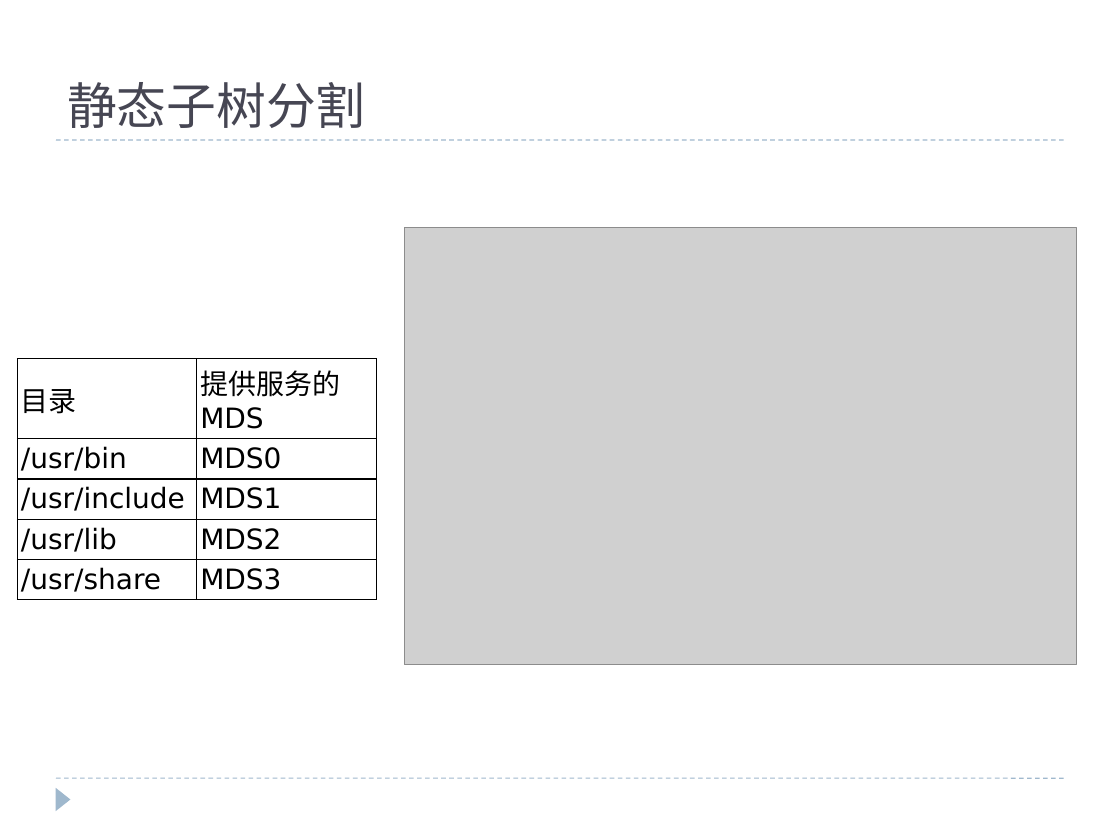
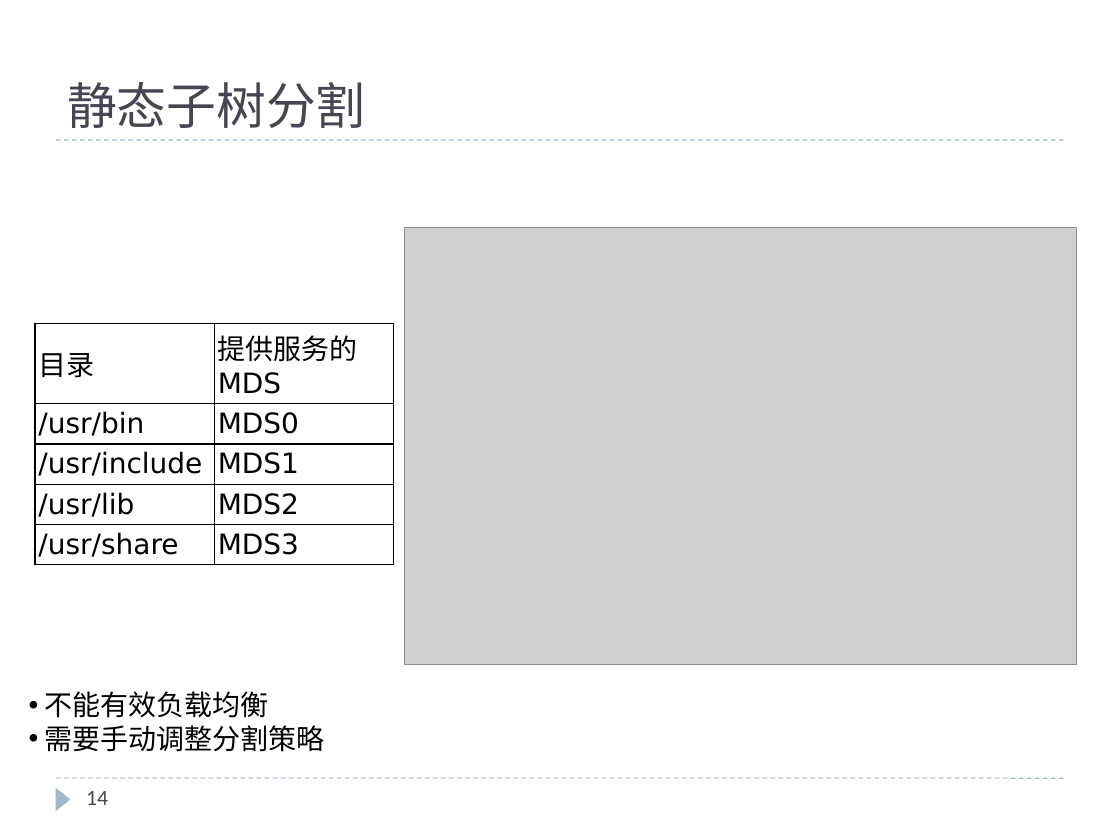
Before and after one commit to cheliequan/idning-paper, a slide deck: slide 14 of draft/MDS集群.pptx (slide 13 before the commit). Drawn at 1120x840 pixels with LibreOffice and Linux fonts; fonts in the diff are those of the drawing; grey boxes stand for pictures. Boxes give left, top, right and bottom in pixels: in the first picture for what was removed or moved away, otherwise in the second. Text is boxed around its words. In the diff, an @@ line names an element or a change of style, - is before the commit and + after.

```diff
--- a/draft/MDS集群.pptx
+++ b/draft/MDS集群.pptx
@@ table: place and size @@
-table at [18,358,376,596]
+table at [35,324,393,561]
@@ text added at [45,691,325,752], 18 pt, text #000000 @@
+• 不能有效负载均衡
+• 需要手动调整分割策略
@@ page number added at [86,791,108,805], 14 pt, text #464653 @@
+14
```
Also in this commit, not shown: 18 other slides changed, 1 slide added, 2 other files.
